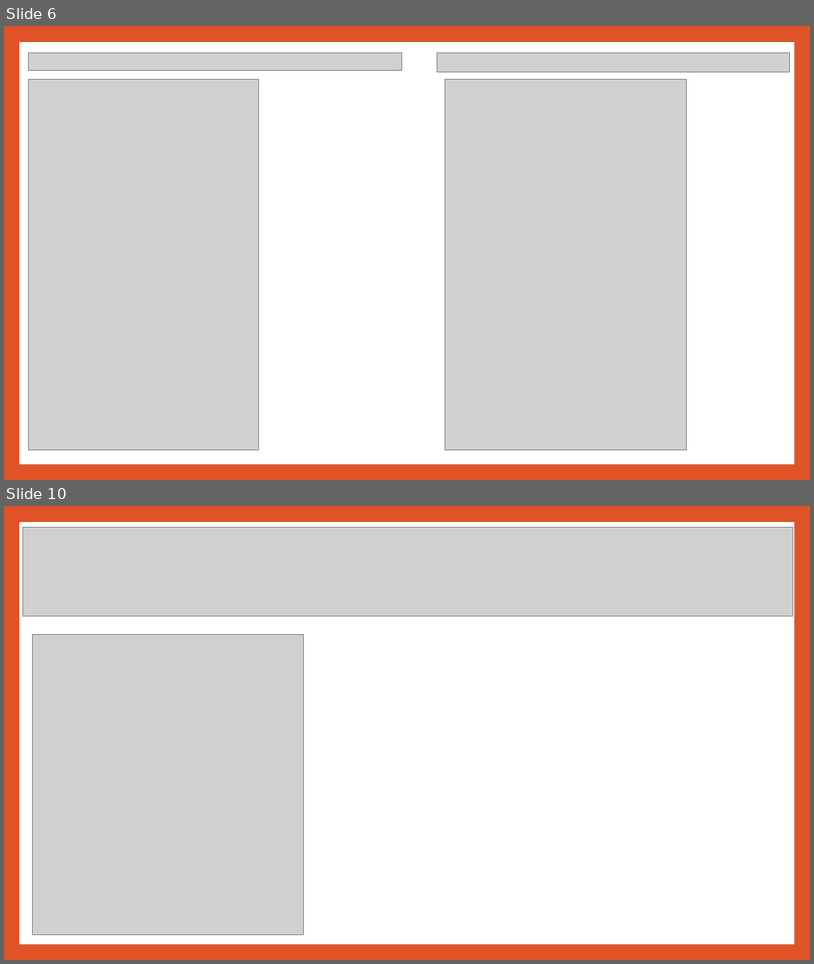
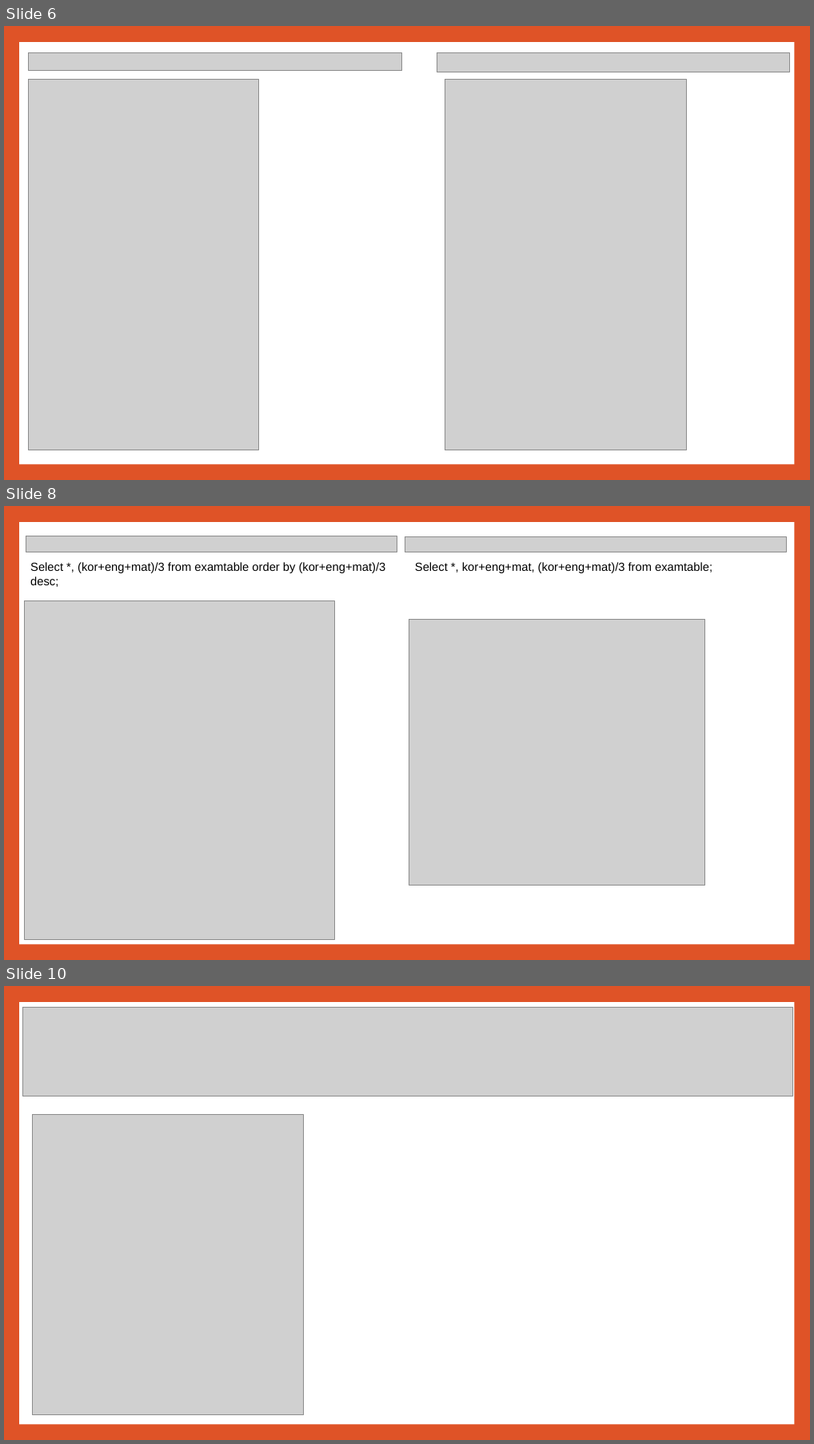
Before and after one commit to noheul1030/KOPO-database, a slide deck: 과제PPT/데이터베이스 3강.pptx. Shown one above the other, each under a label of ours: slides 6 and 10 before the commit, slides 6, 8 and 10 after it; the slides between them are not shown. The pictures are 814x964 and 814x1444 pixels, drawn with LibreOffice and Linux fonts; fonts in the diff are those of the drawing; grey boxes stand for pictures. Boxes give left, top, right and bottom in pixels: in the first picture for what was removed or moved away, otherwise in the second. Text is boxed around its words. In the diff, an @@ line names an element or a change of style, - is before the commit and + after.

```diff
--- a/과제PPT/데이터베이스 3강.pptx
+++ b/과제PPT/데이터베이스 3강.pptx
@@ slide 8 added at [4,506,810,960], background #DF5327; not listed: 1 template element that a slide beside it also shows @@
@@ picture added at [26,536,398,552] @@
@@ picture added at [405,537,787,552] @@
@@ text added at [30,562,386,587], 14 pt, text #000000 @@
+Select *, (kor+eng+mat)/3 from examtable order by (kor+eng+mat)/3 desc;
@@ text added at [415,562,713,573], 14 pt, text #000000 @@
+Select *, kor+eng+mat, (kor+eng+mat)/3 from examtable;
@@ picture added at [25,601,334,939] @@
@@ picture added at [410,619,705,884] @@
```
Also in this commit, not shown: 2 slides changed, 22 other slides added, 14 slides removed.
